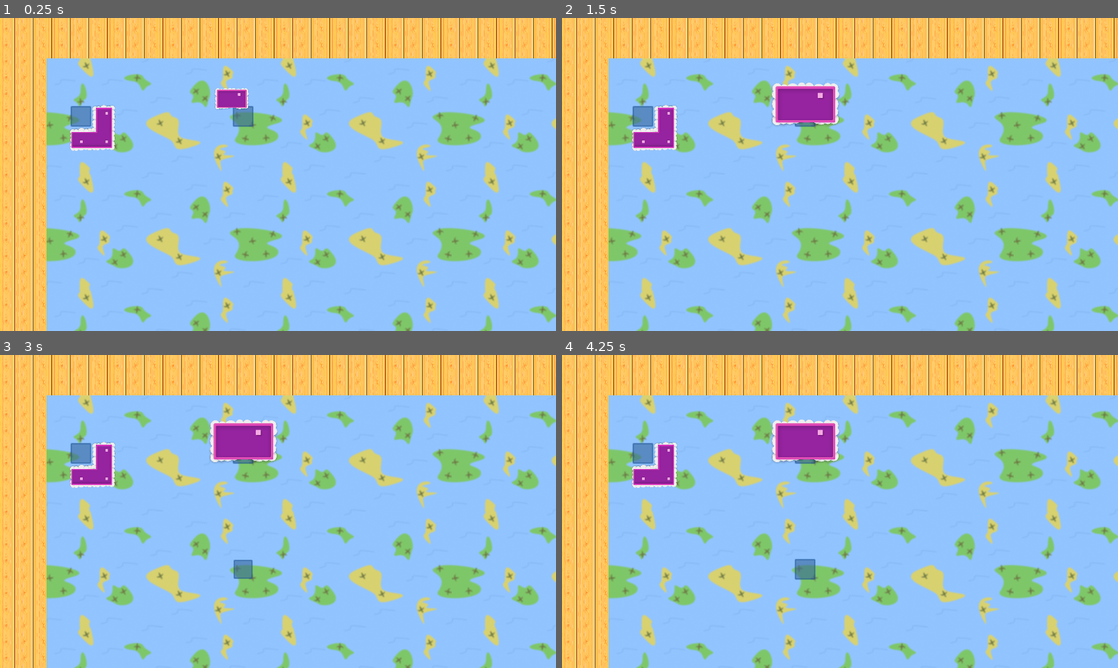
Above: before the commit, frames 1-4 (two rows, left to right).
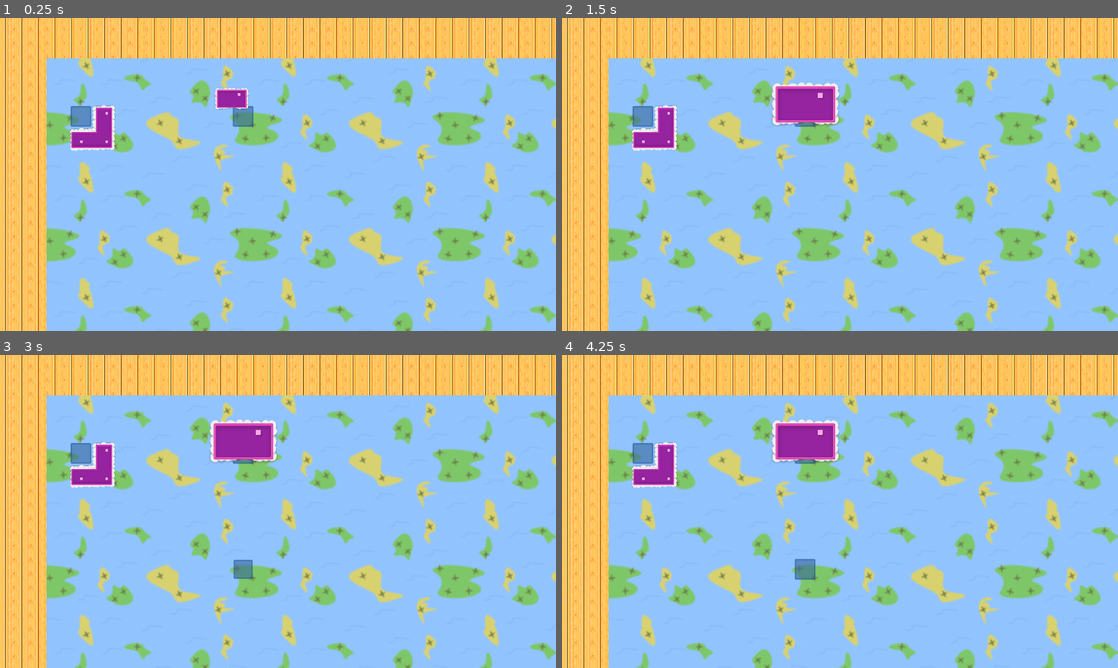
Above: after the commit, the same moments.

Repository: adotrdot/Endour-Gemastik2023
Game: Godot game, scene res://scenes/main.tscn
Same seed, same stepped clock (60 frames per second), same inputs: the game is played once before the commit and once after it.
Inputs (mouse positions are in pixels of both pictures, inside the frame that each line leads up to):
- Up to frame 1 (0.25 s): no input
- Up to frame 2 (1.5 s): move the mouse to (645, 115) at 0.52 s; press the mouse at (645, 115) at 0.53 s; tap Enter at 1.25 s; move the mouse to (806, 115) at 1.27 s; release the mouse at (806, 115) at 1.28 s; tap Middle mouse button (mb_mid) at 1.35 s; click (806, 115) at 1.42 s
- Up to frame 3 (3 s): tap Space at 2 s; move the mouse to (333, 442) at 2.02 s; hold Right mouse button (mb_right) 2.03-2.78 s; click (333, 442) at 2.17 s; tap Enter at 2.75 s; move the mouse to (250, 574) at 2.77 s; click (250, 574) at 2.85 s
- Up to frame 4 (4.25 s): tap Space at 3.5 s; move the mouse to (806, 570) at 3.52 s; hold Middle mouse button (mb_mid) from 3.53 s (still down); click (806, 570) at 3.67 s

The runs differ from the first frame. In frame 1, 8.6% of the frame differs, in the area x 0-100%, y 0-100%; in frame 2, 8.6%; in frame 3, 8.6%; in frame 4, 8.6%.

Commit message:
prototipe 0.8 (fix indicator kampus out of view)

Diff:
--- a/scenes/kampus.tscn
+++ b/scenes/kampus.tscn
@@ -49,3 +49,7 @@
 scale = Vector2(1, 1e-05)
 texture = ExtResource("3_hbtp6")
 offset = Vector2(140, -30)
+
+[node name="VisibleOnScreenNotifier2D" type="VisibleOnScreenNotifier2D" parent="."]
+position = Vector2(80.5, 38)
+scale = Vector2(10.55, 6.5)
--- /dev/null
+++ b/scenes/kampus_out_pin.tscn
@@ -0,0 +1,12 @@
+[gd_scene load_steps=3 format=3 uid="uid://c2s56kfu5btkb"]
+
+[ext_resource type="Script" path="res://scripts/kampus_out_pin.gd" id="1_08m6b"]
+[ext_resource type="Texture2D" uid="uid://cif4wontilsyv" path="res://assets/pin/pin-blue.png" id="1_orp13"]
+
+[node name="kampus_out_pin" type="Node2D"]
+script = ExtResource("1_08m6b")
+
+[node name="Sprite2D" type="Sprite2D" parent="."]
+z_index = 4
+scale = Vector2(2, 2)
+texture = ExtResource("1_orp13")
--- a/scenes/main.tscn
+++ b/scenes/main.tscn
@@ -11,7 +11,8 @@
 
 [node name="BG" type="Sprite2D" parent="."]
 z_index = -2
-position = Vector2(-1390, -795)
+position = Vector2(-1000, -500)
+scale = Vector2(0.893539, 0.851336)
 texture = ExtResource("1_vdhjf")
 centered = false
 
--- a/scenes/tilemap.tscn
+++ b/scenes/tilemap.tscn
@@ -201,7 +201,6 @@
 
 [node name="TileMap" type="TileMap"]
 modulate = Color(1, 1, 1, 0)
-rotation = 0.00141728
 tile_set = SubResource("TileSet_w2bvw")
 format = 2
 layer_0/name = "jalan"
--- a/scripts/Kampus.gd
+++ b/scripts/Kampus.gd
@@ -1,6 +1,8 @@
 extends Bangunan
 
 
+@onready var visibility_notifier = $VisibleOnScreenNotifier2D
+@onready var cam = get_node("../../cam_container/Camera2D")
 @onready var tilemap = get_node("../TileMap")
 var path = PackedVector2Array()
 
@@ -18,6 +20,9 @@
 @onready var pin4 = $pin4
 @onready var pin5 = $pin5
 @onready var pins = [pin1,pin2,pin3,pin4,pin5]
+var out_pin_pos = Vector2()
+var out_pin_res = preload("res://scenes/kampus_out_pin.tscn")
+var out_pin = null
 
 var asrama_terkait = Array()
 var list_requests = Array()
@@ -36,7 +41,71 @@
 	pass
 
 func _process(delta):
-	pass
+	if not visibility_notifier.is_on_screen():
+		if out_pin == null:
+			out_pin = out_pin_res.instantiate()
+			add_child(out_pin)
+			match color:
+				BLUE:
+					out_pin.sprite.set_texture(pin_blue)
+				GREEN:
+					out_pin.sprite.set_texture(pin_green)
+				RED:
+					out_pin.sprite.set_texture(pin_red)
+		var cam_center = cam.get_screen_center_position()
+		cam_center.y *= -1
+		var screen_size = cam.get_viewport_rect().size / cam.get_canvas_transform().get_scale()
+		var left_edge = screen_size.x / 2 * -1
+		var right_edge = screen_size.x / 2
+		var top_edge = screen_size.y / 2
+		var bottom_edge = screen_size.y / 2 * -1
+		var pos = Vector2(global_position.x - cam_center.x, global_position.y * -1 - cam_center.y)
+		if pos.x == 0 or pos.y == 0:
+			return
+		var m = pos.y / pos.x
+		out_pin.sprite.rotation_degrees = 0
+		if pos.y > 0: # berada di atas layar
+			out_pin_pos.y = top_edge
+			out_pin_pos.x = out_pin_pos.y / m
+			out_pin.sprite.offset = Vector2(0,25)
+			out_pin.sprite.flip_h = false
+			out_pin.sprite.flip_v = true
+			if m > 0 and out_pin_pos.x > right_edge:
+				out_pin.sprite.rotation_degrees = -90
+				out_pin.sprite.offset = Vector2(0,25)
+				out_pin.sprite.flip_v = false
+				out_pin_pos.x = right_edge
+				out_pin_pos.y = m * out_pin_pos.x
+			elif m < 0 and out_pin_pos.x < left_edge:
+				out_pin.sprite.rotation_degrees = 90
+				out_pin.sprite.offset = Vector2(0,-25)
+				out_pin.sprite.flip_v = false
+				out_pin_pos.x = left_edge
+				out_pin_pos.y = m * out_pin_pos.x
+		else: # berada di bawah layar
+			out_pin_pos.y = bottom_edge
+			out_pin_pos.x = out_pin_pos.y / m
+			out_pin.sprite.offset = Vector2(0,-25)
+			out_pin.sprite.flip_h = false
+			out_pin.sprite.flip_v = false
+			if m > 0 and out_pin_pos.x < left_edge:
+				out_pin.sprite.rotation_degrees = 90
+				out_pin.sprite.offset = Vector2(0,-25)
+				out_pin.sprite.flip_v = false
+				out_pin_pos.x = left_edge
+				out_pin_pos.y = m * out_pin_pos.x
+			elif m < 0 and out_pin_pos.x > right_edge:
+				out_pin.sprite.rotation_degrees = -90
+				out_pin.sprite.offset = Vector2(0,25)
+				out_pin.sprite.flip_v = false
+				out_pin_pos.x = right_edge
+				out_pin_pos.y = m * out_pin_pos.x
+		out_pin_pos += cam_center
+		out_pin_pos.y *= -1
+		out_pin.global_position = out_pin_pos
+	else:
+		if out_pin != null:
+			out_pin.queue_free()
 
 
 func init(pos : Vector2, list_asrama : Array):
--- a/scripts/jalan.gd
+++ b/scripts/jalan.gd
@@ -32,6 +32,7 @@
 		var tween = get_tree().create_tween()
 		tween.tween_property(sprite, "scale", Vector2(), 0.2).set_trans(Tween.TRANS_BOUNCE)
 		tween.tween_callback(self.queue_free)
+		delete_process = false
 
 
 # cek koneksi jalan dan refresh sprite
--- /dev/null
+++ b/scripts/kampus_out_pin.gd
@@ -0,0 +1,3 @@
+extends Node2D
+
+@onready var sprite = $Sprite2D
